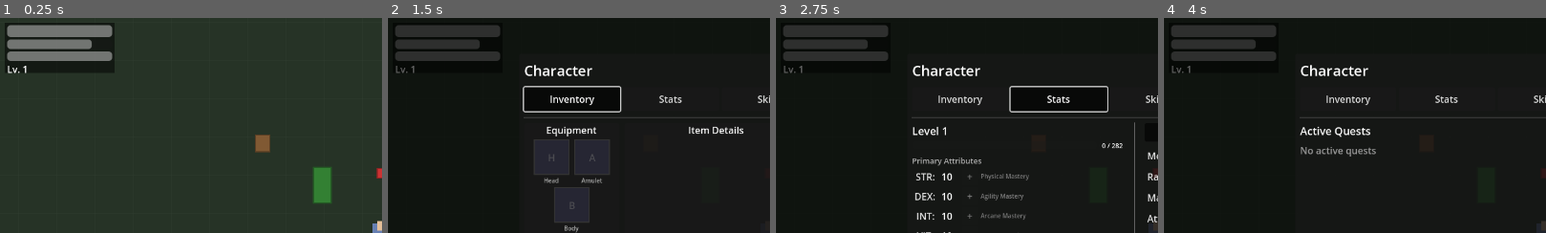
Above: before the commit, frames 1-4 (left to right).
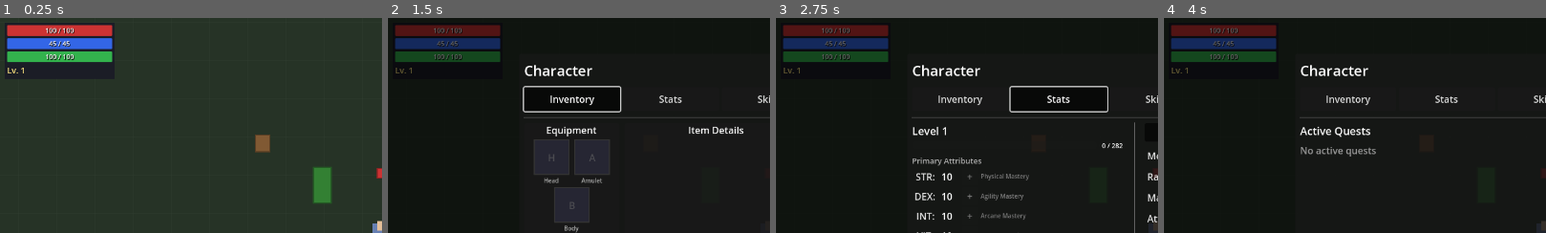
Above: after the commit, the same moments.

Repository: MatousHruska/MobileTestia
Game: Godot game, scene res://scenes/world/test_zone.tscn
Same seed, same stepped clock (60 frames per second), same inputs: the game is played once before the commit and once after it.
Inputs:
- Up to frame 1 (0.25 s): no input
- Up to frame 2 (1.5 s): click "☰" at 0.5 s; click "Inventory" at 1.25 s
- Up to frame 3 (2.75 s): click "Stats" at 2 s
- Up to frame 4 (4 s): click "Skills" at 2.75 s; click "Quests" at 3.5 s
The pictures show only the part of the screen within x 0-50%, y 0-50%; the shares and areas given below are measured in that part.

The runs differ from the first frame. In frame 1, 4.5% of the frame differs, in the area x 1-30%, y 3-28%; in frame 2, 4.3%; in frame 3, 4.3%; in frame 4, 4.3%.

Commit message:
Implement Health, Mana, Stamina bars in HUD
- Create styled resource bars dynamically with proper colors
- Health: red, Mana: blue, Stamina: green
- Add centered labels showing current/max values on each bar
- Connect to PlayerStats signals for real-time updates
- Add level display with gold-colored text
- Remove placeholder bars from scene file

Diff:
--- a/scenes/ui/hud/game_hud.tscn
+++ b/scenes/ui/hud/game_hud.tscn
@@ -11,53 +11,7 @@
 [node name="PlayerFrame" type="Control" parent="."]
 anchors_preset = 0
 offset_right = 200.0
-offset_bottom = 100.0
-
-[node name="Background" type="ColorRect" parent="PlayerFrame"]
-layout_mode = 0
-offset_left = 8.0
-offset_top = 8.0
-offset_right = 192.0
-offset_bottom = 92.0
-color = Color(0, 0, 0, 0.5)
-
-[node name="HealthBar" type="ProgressBar" parent="PlayerFrame"]
-layout_mode = 0
-offset_left = 12.0
-offset_top = 12.0
-offset_right = 188.0
-offset_bottom = 32.0
-max_value = 100.0
-value = 100.0
-show_percentage = false
-
-[node name="ManaBar" type="ProgressBar" parent="PlayerFrame"]
-layout_mode = 0
-offset_left = 12.0
-offset_top = 36.0
-offset_right = 188.0
-offset_bottom = 52.0
-max_value = 100.0
-value = 80.0
-show_percentage = false
-
-[node name="StaminaBar" type="ProgressBar" parent="PlayerFrame"]
-layout_mode = 0
-offset_left = 12.0
-offset_top = 56.0
-offset_right = 188.0
-offset_bottom = 72.0
-max_value = 100.0
-value = 100.0
-show_percentage = false
-
-[node name="LevelLabel" type="Label" parent="PlayerFrame"]
-layout_mode = 0
-offset_left = 12.0
-offset_top = 74.0
-offset_right = 100.0
-offset_bottom = 90.0
-text = "Lv. 1"
+offset_bottom = 110.0
 
 [node name="MenuButton" type="Control" parent="."]
 anchors_preset = 1
--- a/scripts/ui/hud.gd
+++ b/scripts/ui/hud.gd
@@ -10,10 +10,17 @@
 @onready var joystick: VirtualJoystick = $Controls/JoystickArea/VirtualJoystick
 @onready var attack_button: ActionButton = $Controls/ActionButtons/AttackButton
 @onready var dodge_button: ActionButton = $Controls/ActionButtons/DodgeButton
-@onready var health_bar: ProgressBar = $PlayerFrame/HealthBar
-@onready var mana_bar: ProgressBar = $PlayerFrame/ManaBar
-@onready var stamina_bar: ProgressBar = $PlayerFrame/StaminaBar
+@onready var player_frame: Control = $PlayerFrame
 @onready var menu_button: Button = $MenuButton/Button
+
+## Resource bars (created dynamically)
+var health_bar: ProgressBar
+var mana_bar: ProgressBar
+var stamina_bar: ProgressBar
+var health_label: Label
+var mana_label: Label
+var stamina_label: Label
+var level_label: Label
 
 ## Player reference
 var player: PlayerController = null
@@ -24,7 +31,9 @@
 
 func _ready() -> void:
 	Debug.info("UI", "HUD ready")
+	_setup_resource_bars()
 	_connect_to_game_manager()
+	_connect_to_player_stats()
 	_setup_controls()
 
 
@@ -32,6 +41,142 @@
 	# Only process input when game is in PLAYING state
 	if player and joystick and Game.is_playing:
 		player.set_input_direction(joystick.get_direction())
+
+
+func _setup_resource_bars() -> void:
+	if not player_frame:
+		return
+
+	# Clear existing children
+	for child in player_frame.get_children():
+		child.queue_free()
+
+	# Background panel
+	var bg := ColorRect.new()
+	bg.name = "Background"
+	bg.set_anchors_preset(Control.PRESET_FULL_RECT)
+	bg.offset_left = 8
+	bg.offset_top = 8
+	bg.offset_right = -8
+	bg.offset_bottom = -8
+	bg.color = Color(0.1, 0.1, 0.15, 0.85)
+	player_frame.add_child(bg)
+
+	# Bars container
+	var bars_container := VBoxContainer.new()
+	bars_container.name = "BarsContainer"
+	bars_container.set_anchors_preset(Control.PRESET_FULL_RECT)
+	bars_container.offset_left = 12
+	bars_container.offset_top = 12
+	bars_container.offset_right = -12
+	bars_container.offset_bottom = -12
+	bars_container.add_theme_constant_override("separation", 4)
+	player_frame.add_child(bars_container)
+
+	# Health bar
+	health_bar = _create_resource_bar("Health", Color(0.8, 0.2, 0.2), Color(0.4, 0.1, 0.1))
+	health_label = health_bar.get_node("Label")
+	bars_container.add_child(health_bar)
+
+	# Mana bar
+	mana_bar = _create_resource_bar("Mana", Color(0.2, 0.4, 0.9), Color(0.1, 0.2, 0.45))
+	mana_label = mana_bar.get_node("Label")
+	bars_container.add_child(mana_bar)
+
+	# Stamina bar
+	stamina_bar = _create_resource_bar("Stamina", Color(0.2, 0.7, 0.3), Color(0.1, 0.35, 0.15))
+	stamina_label = stamina_bar.get_node("Label")
+	bars_container.add_child(stamina_bar)
+
+	# Level label
+	level_label = Label.new()
+	level_label.name = "LevelLabel"
+	level_label.text = "Lv. 1"
+	level_label.add_theme_font_size_override("font_size", 14)
+	level_label.add_theme_color_override("font_color", Color(1.0, 0.9, 0.5))
+	bars_container.add_child(level_label)
+
+
+func _create_resource_bar(bar_name: String, fill_color: Color, bg_color: Color) -> ProgressBar:
+	var bar := ProgressBar.new()
+	bar.name = bar_name + "Bar"
+	bar.custom_minimum_size = Vector2(0, 18)
+	bar.max_value = 100.0
+	bar.value = 100.0
+	bar.show_percentage = false
+
+	# Style the bar
+	var fill_style := StyleBoxFlat.new()
+	fill_style.bg_color = fill_color
+	fill_style.corner_radius_top_left = 2
+	fill_style.corner_radius_top_right = 2
+	fill_style.corner_radius_bottom_left = 2
+	fill_style.corner_radius_bottom_right = 2
+	bar.add_theme_stylebox_override("fill", fill_style)
+
+	var bg_style := StyleBoxFlat.new()
+	bg_style.bg_color = bg_color
+	bg_style.corner_radius_top_left = 2
+	bg_style.corner_radius_top_right = 2
+	bg_style.corner_radius_bottom_left = 2
+	bg_style.corner_radius_bottom_right = 2
+	bar.add_theme_stylebox_override("background", bg_style)
+
+	# Add value label on top of bar
+	var label := Label.new()
+	label.name = "Label"
+	label.set_anchors_preset(Control.PRESET_FULL_RECT)
+	label.horizontal_alignment = HORIZONTAL_ALIGNMENT_CENTER
+	label.vertical_alignment = VERTICAL_ALIGNMENT_CENTER
+	label.add_theme_font_size_override("font_size", 11)
+	label.add_theme_color_override("font_color", Color.WHITE)
+	label.add_theme_color_override("font_shadow_color", Color(0, 0, 0, 0.8))
+	label.add_theme_constant_override("shadow_offset_x", 1)
+	label.add_theme_constant_override("shadow_offset_y", 1)
+	label.text = "100 / 100"
+	label.mouse_filter = Control.MOUSE_FILTER_IGNORE
+	bar.add_child(label)
+
+	return bar
+
+
+func _connect_to_player_stats() -> void:
+	PlayerStats.resource_changed.connect(_on_resource_changed)
+	PlayerStats.level_changed.connect(_on_level_changed)
+	PlayerStats.stats_changed.connect(_on_stats_changed)
+	# Initialize with current values
+	_refresh_all_resources()
+
+
+func _refresh_all_resources() -> void:
+	update_health(PlayerStats.current_life, PlayerStats.max_life)
+	update_mana(PlayerStats.current_mana, PlayerStats.max_mana)
+	update_stamina(PlayerStats.current_stamina, PlayerStats.max_stamina)
+	_update_level_label()
+
+
+func _on_resource_changed(resource: String, current: float, maximum: float) -> void:
+	match resource:
+		"life":
+			update_health(current, maximum)
+		"mana":
+			update_mana(current, maximum)
+		"stamina":
+			update_stamina(current, maximum)
+
+
+func _on_level_changed(_old_level: int, _new_level: int) -> void:
+	_update_level_label()
+
+
+func _on_stats_changed() -> void:
+	# Max values might have changed, refresh all
+	_refresh_all_resources()
+
+
+func _update_level_label() -> void:
+	if level_label:
+		level_label.text = "Lv. %d" % PlayerStats.level
 
 
 func _connect_to_game_manager() -> void:
@@ -87,16 +232,24 @@
 	if health_bar:
 		health_bar.max_value = maximum
 		health_bar.value = current
+	if health_label:
+		health_label.text = "%d / %d" % [int(current), int(maximum)]
+
 
 func update_mana(current: float, maximum: float) -> void:
 	if mana_bar:
 		mana_bar.max_value = maximum
 		mana_bar.value = current
+	if mana_label:
+		mana_label.text = "%d / %d" % [int(current), int(maximum)]
+
 
 func update_stamina(current: float, maximum: float) -> void:
 	if stamina_bar:
 		stamina_bar.max_value = maximum
 		stamina_bar.value = current
+	if stamina_label:
+		stamina_label.text = "%d / %d" % [int(current), int(maximum)]
 
 
 ## Debug
